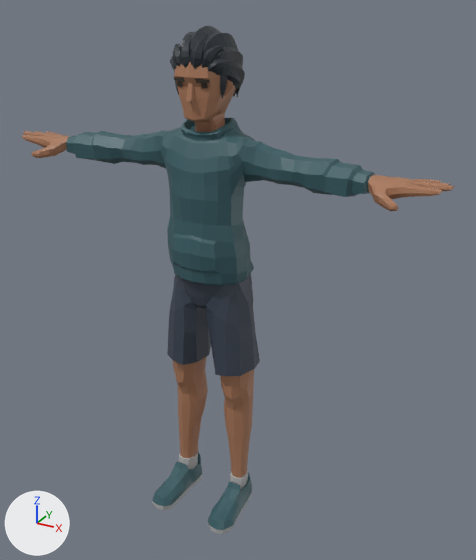
Renders of the glTF model src/admin/commander/entorno/models/forge.glb from each side of a commit.
The view is the same before and after, from a camera (50 mm lens) standing at (1.181, -1.993, 1.969) and looking at (0.095, -0.02, 0.983). Every picture has the same lights, and +X, +Y and +Z are marked at lower left. The picture after the commit comes second. Vertices at exactly the same position are counted once.

In view in the first picture: 'Casual_Body', 'Casual_Feet', 'Casual_Head', 'Casual_Legs'.
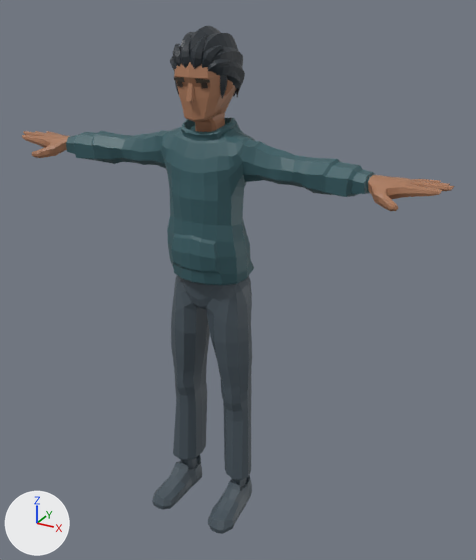
Diff of the bpy script that builds the scene:
```diff
--- a/src/admin/commander/entorno/models/forge.glb.py
+++ b/src/admin/commander/entorno/models/forge.glb.py
@@ mat_tailoring_suit_001 @@
+mat_tailoring_suit_001 = bpy.data.materials.new('Tailoring_Suit.001')
+# nodes: BsdfPrincipled, Mix, OutputMaterial, VertexColor
+# colours: greyish blue #48545d, mixed with the vertex colours
@@ mat_tailoring_suit @@
+mat_tailoring_suit = principled_material('Tailoring_Suit')
+mat_tailoring_suit.base_color = (0.065, 0.089, 0.109)  # greyish blue #48545d
@@ me_cube_000 @@
 # used by ob_casual_feet; location = (0.0, 0.0, 0.0)
-me_cube_000.from_pydata(...)  # 260 vertices, 512 faces; spans x -0.192..0.192, y -0.287..0.001, z -0.004..0.134
+me_cube_000.from_pydata(...)  # 276 vertices, 528 faces; spans x -0.192..0.192, y -0.287..0.001, z -0.001..0.169
+# me_cube_000 part 1: 44 vertices moved from x 0.078..0.189, y -0.284..0.0, z -0.004..0.134 to x 0.078..0.189, y -0.284..0.0, z -0.001..0.128; 8 vertices removed from x 0.089..0.152, y -0.099..-0.028, z 0.134; 16 vertices added at x 0.092..0.156, y -0.106..-0.02, z 0.115..0.169
+# me_cube_000 part 2: 44 vertices moved from x -0.189..-0.078, y -0.284..0.0, z -0.004..0.134 to x -0.189..-0.078, y -0.284..0.0, z -0.001..0.128; 8 vertices removed from x -0.152..-0.089, y -0.099..-0.028, z 0.134; 16 vertices added at x -0.156..-0.092, y -0.106..-0.02, z 0.115..0.169
+# me_cube_000 part 3: 256 faces spanning x -0.192..0.192, y -0.287..0.001, z 0.02..0.114 switch from mat_purple (dark cyan #365c63) to mat_tailoring_suit (greyish blue #48545d)
+# me_cube_000 part 4: 202 faces spanning x -0.192..0.192, y -0.287..0.001, z -0.001..0.128 switch from mat_white (grey #b4b4b4) to mat_tailoring_suit (greyish blue #48545d)
@@ me_cube_005 @@
 # used by ob_casual_legs; location = (0.0, 0.0, 0.0)
-me_cube_005.from_pydata(...)  # 399 vertices, 758 faces; spans x -0.191..0.191, y -0.172..0.069, z 0.124..1.045
-me_cube_005.materials.append(mat_skin)  # brown #a77658
-me_cube_005.materials.append(mat_lightblue)  # dark blue #394250
+me_cube_005.from_pydata(...)  # 369 vertices, 734 faces; spans x -0.181..0.181, y -0.156..0.065, z 0.141..1.039
+# me_cube_005 part 5: the loose piece of 243 vertices spanning x -0.191..0.191, y -0.172..0.069, z 0.624..1.045 is rebuilt with 369 vertices and now spans x -0.181..0.181, y -0.156..0.065, z 0.141..1.039, in mat_tailoring_suit_001
+# me_cube_005 part 6: the loose piece of 78 vertices spanning x 0.046..0.172, y -0.137..0.012, z 0.124..0.65 is deleted
+# me_cube_005 part 7: the loose piece of 78 vertices spanning x -0.172..-0.046, y -0.137..0.012, z 0.124..0.65 is deleted
+me_cube_005.materials.append(mat_tailoring_suit_001)
```

Location of each change, (x1, y1, x2, y2) in pixels of the pictures (476 x 560 px; the box of a moved part takes in the faces that stretch with it):
'Casual_Legs', reshaped (13% narrower): before (167, 273, 260, 478); after (171, 275, 252, 480)
'Casual_Feet', reshaped: before (152, 452, 252, 534); after (152, 455, 252, 534)
part 1 of me_cube_000, moved or reshaped: before (208, 470, 252, 534); after (208, 478, 252, 534)
part 2 of me_cube_000, moved or reshaped: before (152, 452, 202, 510); after (152, 457, 202, 509)
part 3 of me_cube_000, edited (looks the same): (152, 455, 252, 530) in both
part 4 of me_cube_000, recoloured: (152, 459, 252, 534) in both
part 5 of me_cube_005, rebuilt: before (167, 273, 260, 376); after (171, 275, 252, 480)
part 6 of me_cube_005, deleted (brown): before (220, 369, 254, 478)
part 7 of me_cube_005, deleted (brown): before (173, 357, 208, 458)
